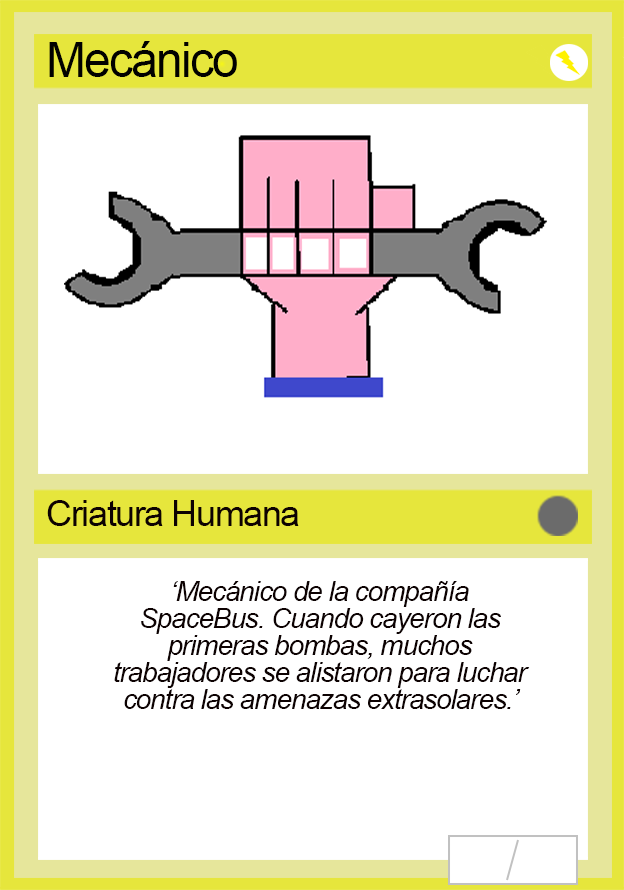
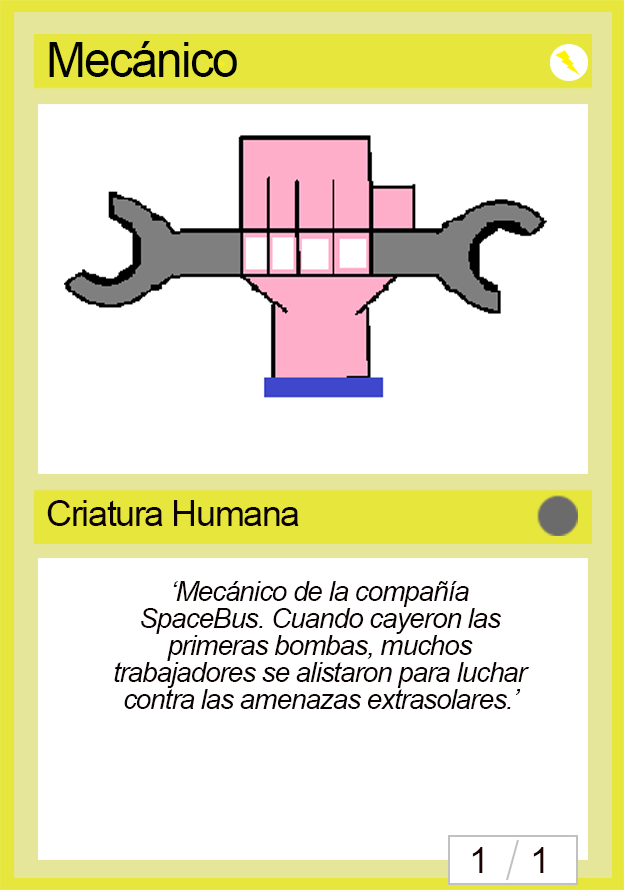
Two versions of the same layered image (624x890). Layer-by-layer changes:
added layer "1" (1st of 2) above "1" over [533, 847, 544, 873]
added layer "1" (2nd of 2) above "Stats" over [472, 847, 483, 873]
